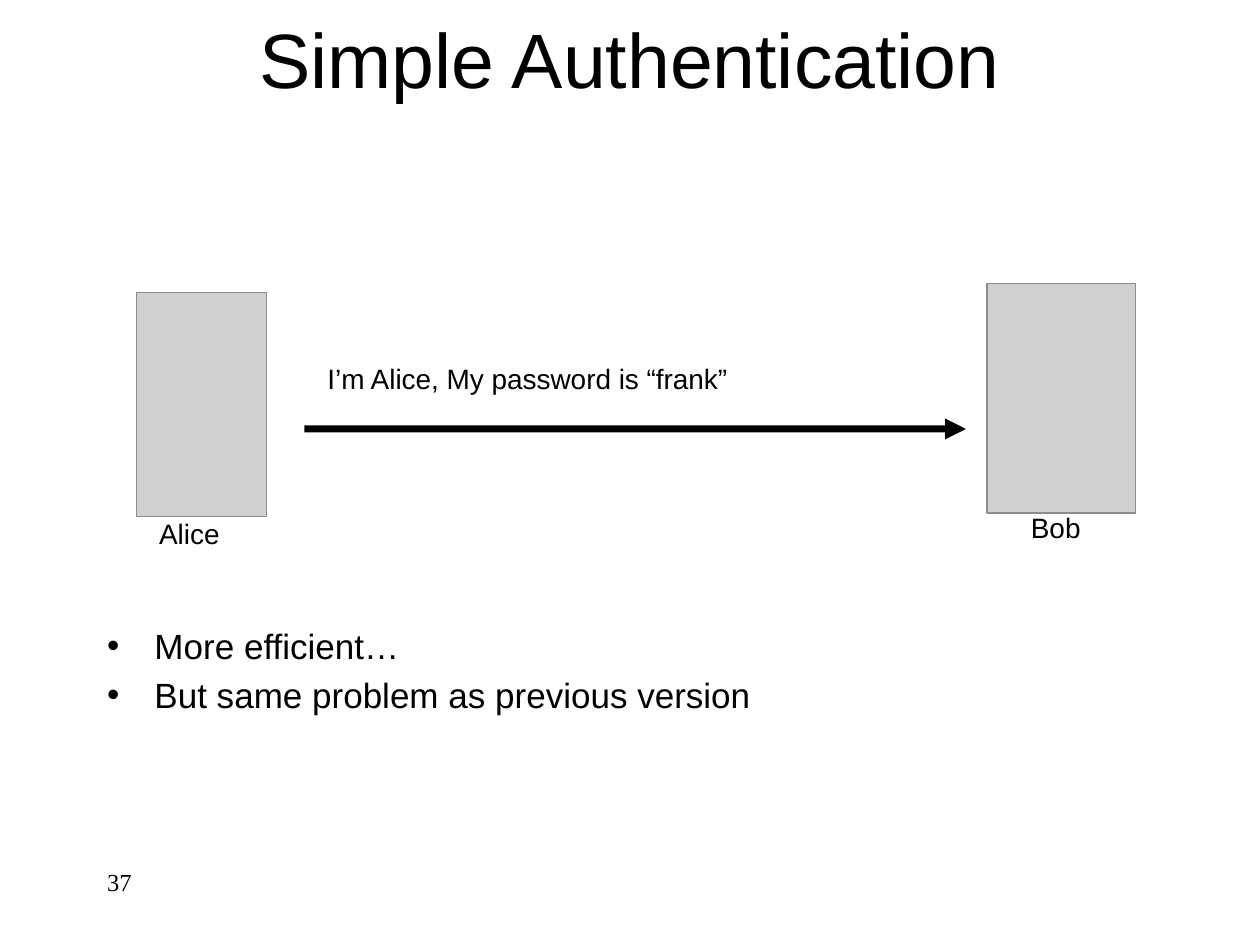
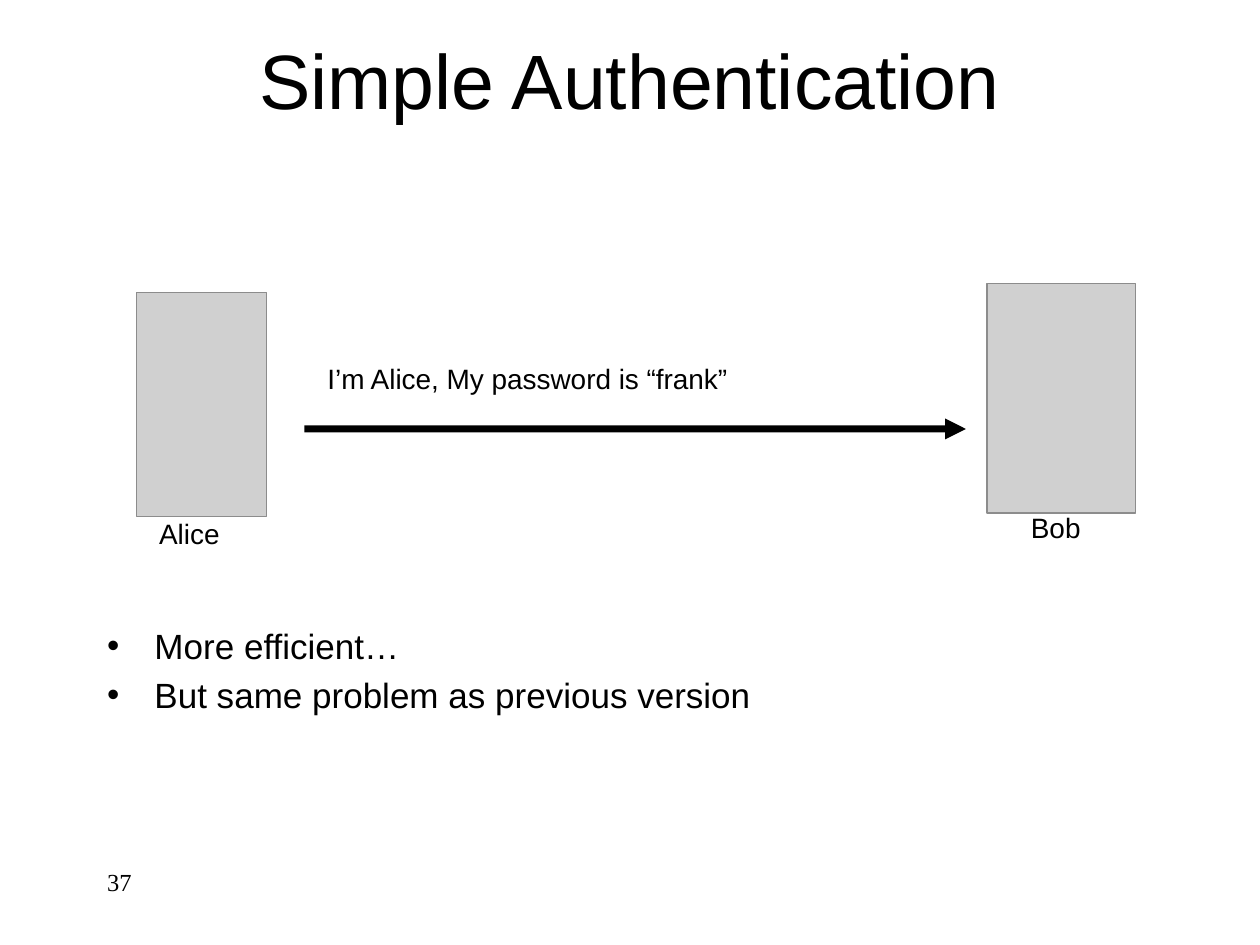
Before and after one commit to jlmucb/class_notes, a slide deck: slide 37 of BerkeleyClass/CS290Spring2013/Lectures/Cryptoclass9.pptx. Drawn at 1260x945 pixels with LibreOffice and Linux fonts; fonts in the diff are those of the drawing; grey boxes stand for pictures. Boxes give left, top, right and bottom in pixels: in the first picture for what was removed or moved away, otherwise in the second. Text is boxed around its words. In the diff, an @@ line names an element or a change of style, - is before the commit and + after.

```diff
--- a/BerkeleyClass/CS290Spring2013/Lectures/Cryptoclass9.pptx
+++ b/BerkeleyClass/CS290Spring2013/Lectures/Cryptoclass9.pptx
@@ title "Simple Authentication": place and size @@
-title "Simple Authentication" at (259,32,1000,103)
+title "Simple Authentication" at (259,53,1000,124)
```
Also in this commit, not shown: 28 other slides changed.
